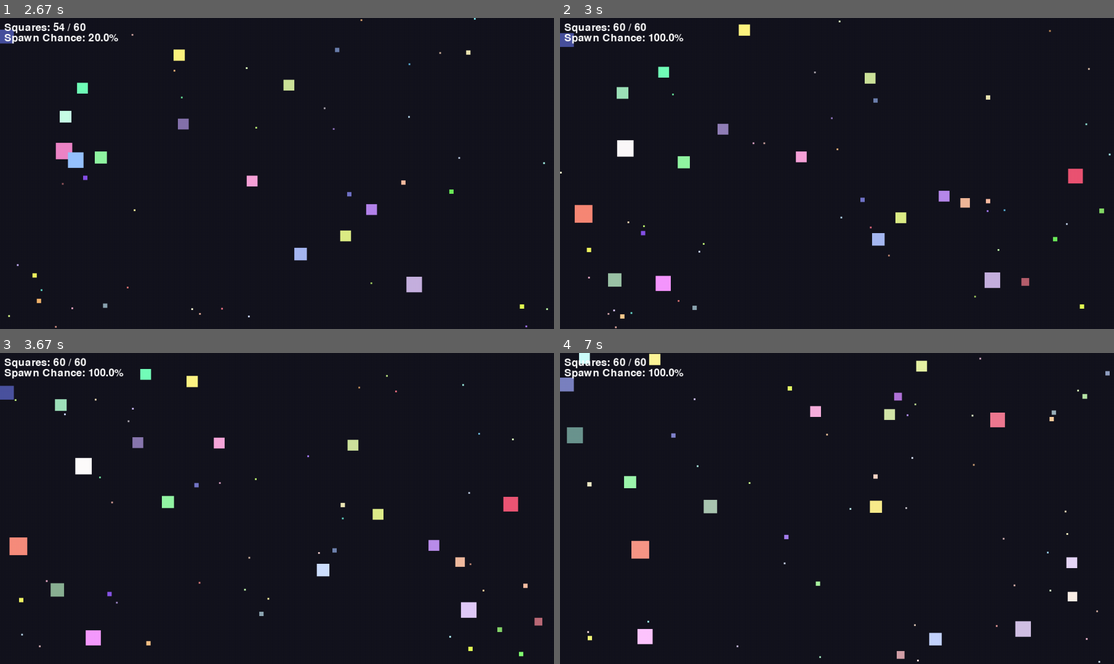
Above: before the commit, frames 1-4 (two rows, left to right).
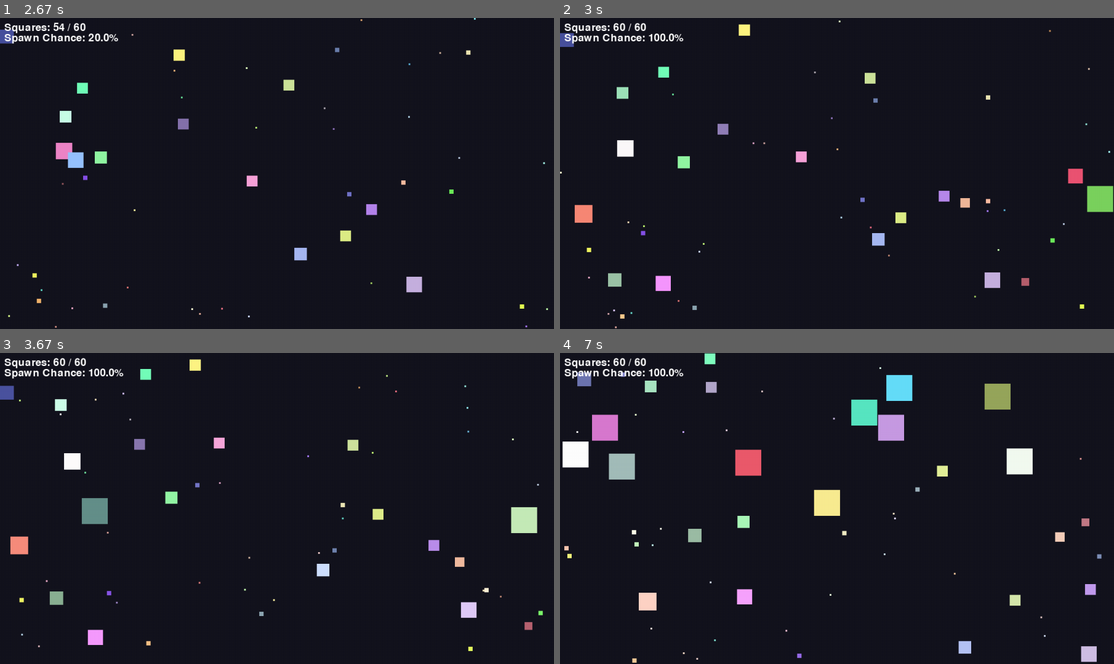
Above: after the commit, the same moments.

Repository: voanhduc0105/lab8-pygame
Game: pygame game, started from main.py
Two runs of this game, one before a commit and one after it. Both use one fixed random seed, a clock stepped at 60 frames per second and the inputs below.
Inputs:
- Up to frame 1 (2.67 s): no input
- Up to frame 2 (3 s): no input
- Up to frame 3 (3.67 s): no input
- Up to frame 4 (7 s): no input

Frame 1 is identical in both runs. In frame 2, 0.4% of the frame differs, in the area x 88-100%, y 42-73%; in frame 3, 2.1%; in frame 4, 7.6%, in the area x 0-100%, y 0-100%.

Commit message:
exam: q2 - same size respawn

Diff:
--- a/main.py
+++ b/main.py
@@ -12,6 +12,7 @@
 BACKGROUND_COLOR = (20, 20, 30)
 SQUARE_COUNT = 15
 FPS = 120
+SAME_SIZE = 60
 
 # Substep to do better checks
 SUBSTEP = 4
@@ -72,7 +73,10 @@
 			# however, we dont change the id
 			#
 
-			disabledsquares[0].square_size = random.randint(10, WINDOW_WIDTH//30)
+			# When square die, they are respawneed with the same size
+			disabledsquares[0].square_size = SAME_SIZE
+			# Please let the game run for a while, same size squares will show up
+
 			disabledsquares[0].x = random.randint(0, WINDOW_WIDTH - disabledsquares[0].square_size)
 			disabledsquares[0].y = random.randint(0, WINDOW_HEIGHT - disabledsquares[0].square_size)
 			disabledsquares[0].topspd = (25/disabledsquares[0].square_size)*3*60
